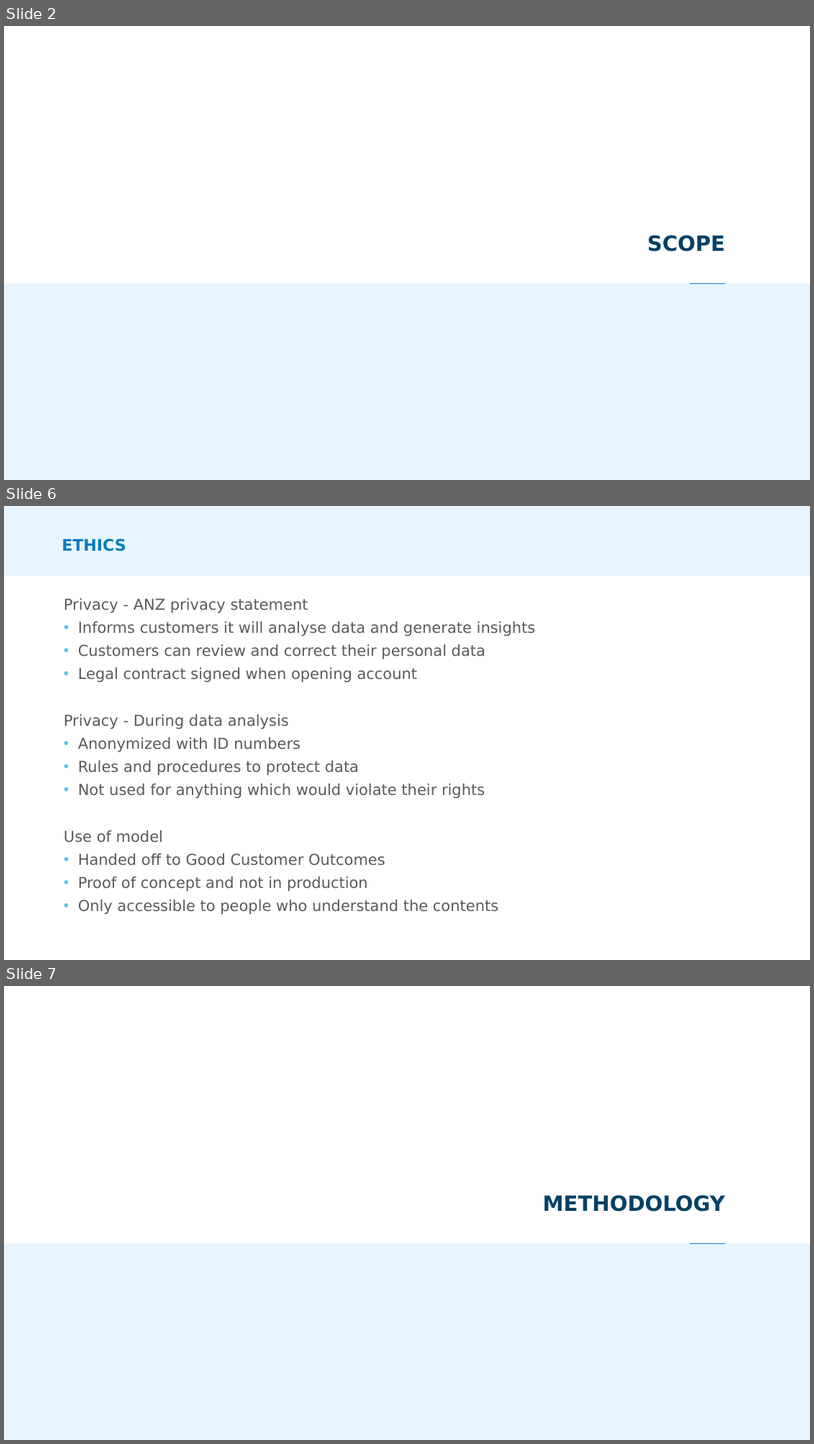
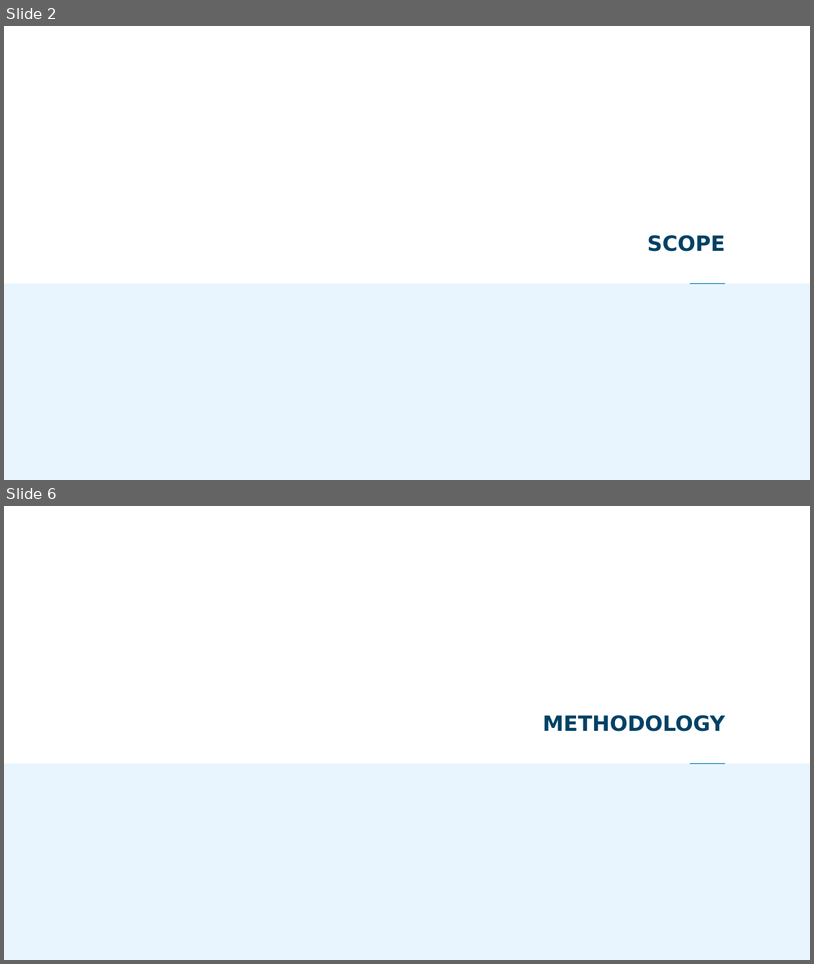
Before and after one commit to allyhassell/data-wrangling_assignment, a slide deck: ANZ Presentation.pptx. Shown one above the other, each under a label of ours: slides 2, 6 and 7 before the commit, slides 2 and 6 after it; the slides between them are not shown. The pictures are 814x1444 and 814x964 pixels, drawn with LibreOffice and Linux fonts; fonts in the diff are those of the drawing. Boxes give left, top, right and bottom in pixels: in the first picture for what was removed or moved away, otherwise in the second. Text is boxed around its words. In the diff, an @@ line names an element or a change of style, - is before the commit and + after.

```diff
--- a/ANZ Presentation.pptx
+++ b/ANZ Presentation.pptx
@@ slide 6 removed at (4,506,810,960), background #FFFFFF @@
@@ rectangle removed at (4,506,810,576) @@
@@ title removed at (62,538,126,551) @@
-ETHICS
@@ text removed at (64,598,536,914) @@
-  Privacy - ANZ privacy statement
-  • Informs customers it will analyse data and generate insights
-  • Customers can review and correct their personal data
-  • Legal contract signed when opening account
-  Privacy - During data analysis
-  • Anonymized with ID numbers
-  • Rules and procedures to protect data
-  • Not used for anything which would violate their rights
-  Use of model
-  • Handed off to Good Customer Outcomes
-  • Proof of concept and not in production
-  • Only accessible to people who understand the contents
@@ what was slide 7 is now slide 6 @@
```
Also in this commit, not shown: 12 slides changed.
